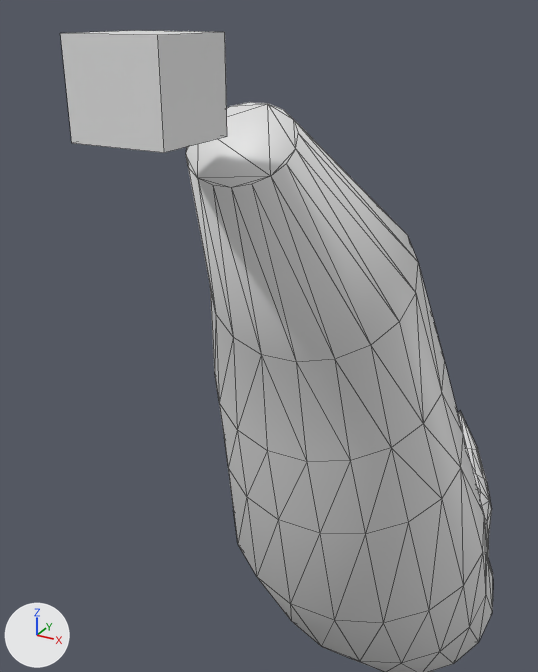
The FBX model Character/Tail/Rig.FBX, before and after one commit.
The view is the same before and after, from a camera (50 mm lens) standing at (0.428, -0.556, 2.305) and looking at (0.136, -0.025, 2.039). Lighting does not change. The marker at lower left points along +X, +Y and +Z. Mesh edges are drawn as thin lines. Where no turn or scale is listed for an object, it has been applied to the vertices.

The older version as bpy lines, for what is in view:
```python
me_mesh = bpy.data.meshes.new('Mesh')
me_mesh.from_pydata(...)  # 235 vertices, 466 faces; spans x -0.246..0.249, y 0.088..1.489, z 0.401..1.854
me_mesh_001 = bpy.data.meshes.new('Mesh.001')
me_mesh_001.from_pydata(...)  # a box spanning x -0.1008..0.0, y -0.0493..0.0493, z -0.0451..0.0451
ob_geo_torso_foxtail01 = bpy.data.objects.new('Geo_Torso_FoxTail01', me_mesh)
ob_geo_torso_foxtail01.location = (0.0, 0.0, 0.358)
ob_tail_atch = bpy.data.objects.new('tail_atch', me_mesh_001)
ob_tail_atch.location = (0.05, 0.001, 2.241)
```
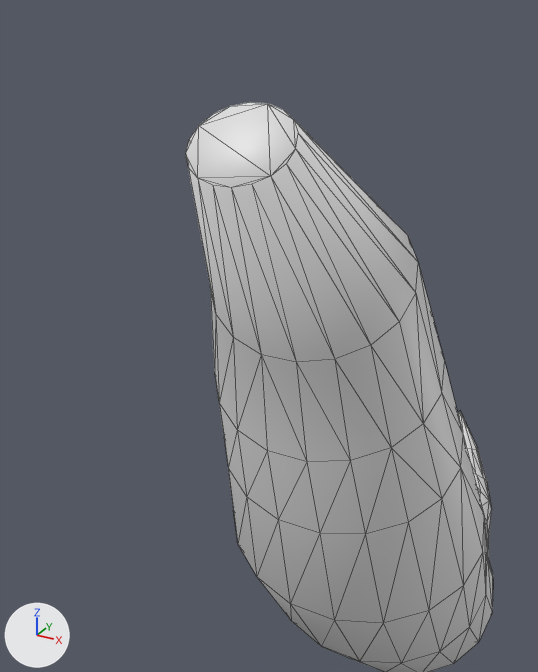
Pixel boxes [x1, y1, x2, y2] of what changed, in the pictures (538 x 672 px):
'tail_atch', deleted
    before: [60, 30, 227, 153]

Diff of the bpy script that builds the scene:
```diff
--- a/Character/Tail/Rig.FBX.py
+++ b/Character/Tail/Rig.FBX.py
@@ ob_tail_atch @@
-ob_tail_atch = bpy.data.objects.new('tail_atch', me_mesh_001)
-ob_tail_atch.location = (0.05, 0.001, 2.241)
```
